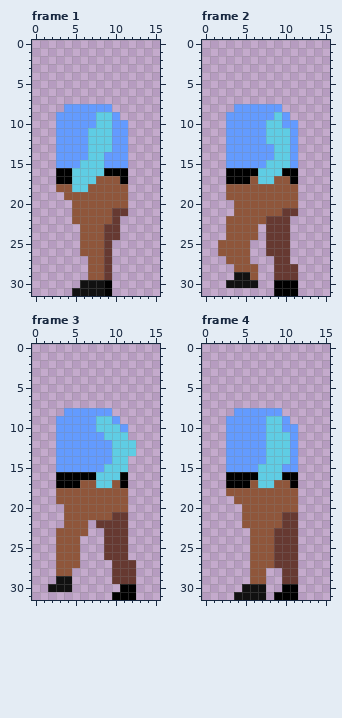
Pixel-art file -- assets/1.aseprite. The picture above is the old version.
16x32 pixels, 16 frames. Shown: frame 1, frame 2, frame 3, frame 4. The commit also changed other frames, which this record leaves out.
Now the later version:
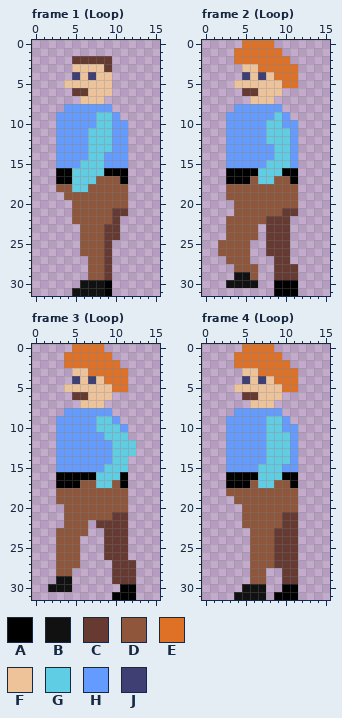
Palette (. is transparent): A #000000  B #111111  C #663931  D #8f563b  E #df7126  F #eec39a  G #5fcde4  H #639bff  J #3f3f74
What changed:
layer "head" added
layer "hair" added
Frame 1 (Loop), layers "hair", "head":
y 2: x 5..9 ..... -> CCCCC
y 3: x 5..9 ..... -> FFFFC
y 4: x 5..9 ..... -> JFJFF
y 5: x 4..9 ...... -> FFFFFF
y 6: x 5..9 ..... -> CCFFF
y 7: x 6..8 ... -> FFF
Frame 2 (Loop), layers "hair", "head":
y 0: x 5..8 .... -> EEEE
y 1: x 4..9 ...... -> EEEEEE
y 2: x 4..10 ....... -> EEEEEEE
y 3: x 5..11 ....... -> FFEEEEE
y 4: x 5..11 ....... -> JFJFEEE
y 5: x 4..11 ........ -> FFFFFFEE
y 6: x 5..9 ..... -> CCFFF
y 7: x 6..8 ... -> FFF
Frame 3 (Loop), layers "hair", "head": the same change as frame 2 (Loop)
Frame 4 (Loop), layers "hair", "head": the same change as frame 2 (Loop)
Changed places in both pictures, as pixel boxes (x1, y1, x2, y2):
added: (64, 56, 112, 104)
added: (234, 40, 298, 104)
added: (64, 344, 128, 408)
added: (234, 344, 298, 408)
